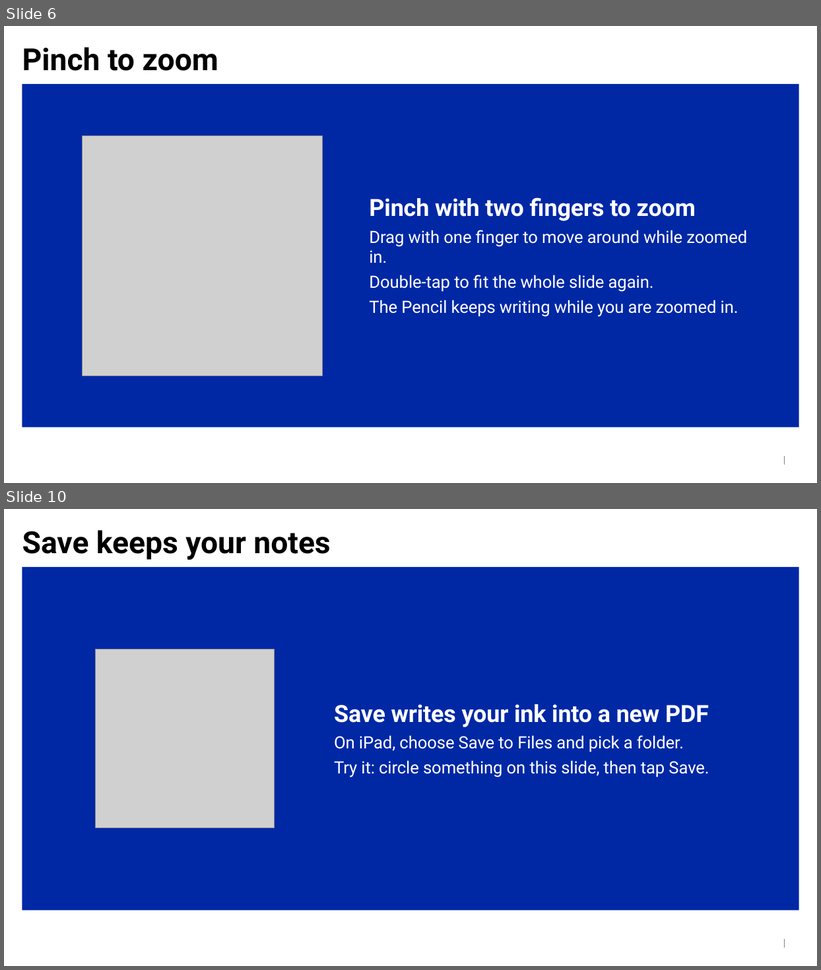
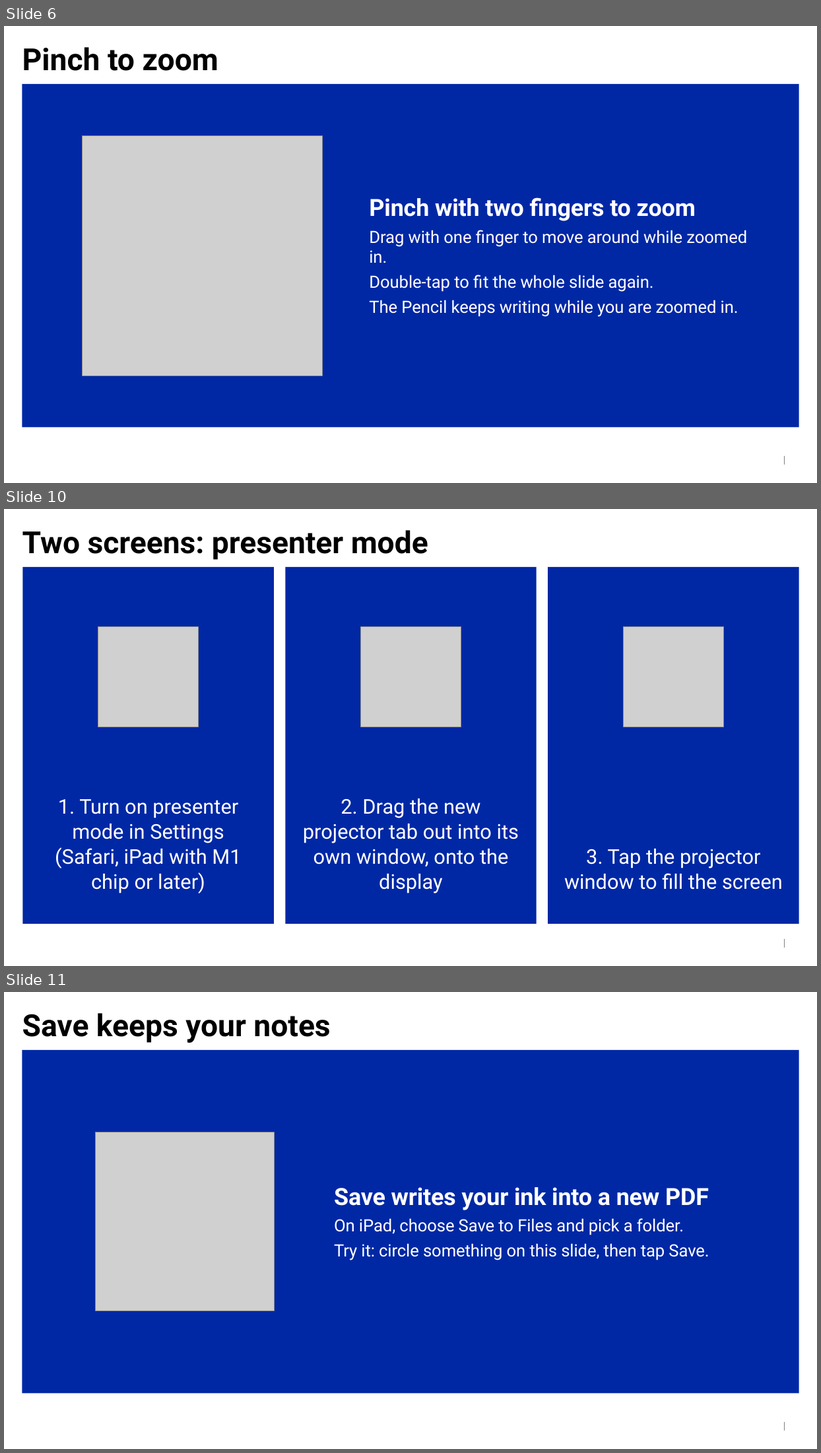
Before and after one commit to tessonec/bdlt-pdf-presenter, a slide deck: source/guide-deck.pptx. Shown one above the other, each under a label of ours: slides 6 and 10 before the commit, slides 6, 10 and 11 after it; the slides between them are not shown. The pictures are 821x970 and 821x1453 pixels, drawn with LibreOffice and Linux fonts; fonts in the diff are those of the drawing; grey boxes stand for pictures; background and template pictures are left out. Boxes give left, top, right and bottom in pixels: in the first picture for what was removed or moved away, otherwise in the second. Text is boxed around its words. In the diff, an @@ line names an element or a change of style, - is before the commit and + after.

```diff
--- a/source/guide-deck.pptx
+++ b/source/guide-deck.pptx
@@ slide 10 added at [4, 509, 817, 966], background #FFFFFF; not listed: 1 template element that a slide beside it also shows @@
@@ title added at [22, 530, 428, 560], 36 pt, text #000000, bold @@
+Two screens: presenter mode
@@ text added at [23, 567, 274, 924], fill #0028A5, 24 pt, text #FFFFFF @@
+1. Turn on presenter mode in Settings (Safari, iPad with M1 chip or later)
@@ text added at [285, 567, 537, 924], fill #0028A5, 24 pt, text #FFFFFF @@
+2. Drag the new projector tab out into its own window, onto the display
@@ text added at [548, 567, 799, 924], fill #0028A5, 24 pt, text #FFFFFF @@
+3. Tap the projector window to fill the screen
@@ picture added at [98, 627, 199, 727] @@
@@ picture added at [361, 627, 461, 727] @@
@@ picture added at [624, 627, 724, 727] @@
@@ what was slide 10 is now slide 11 @@
```
Also in this commit, not shown: 3 slides changed, 3 other files.
